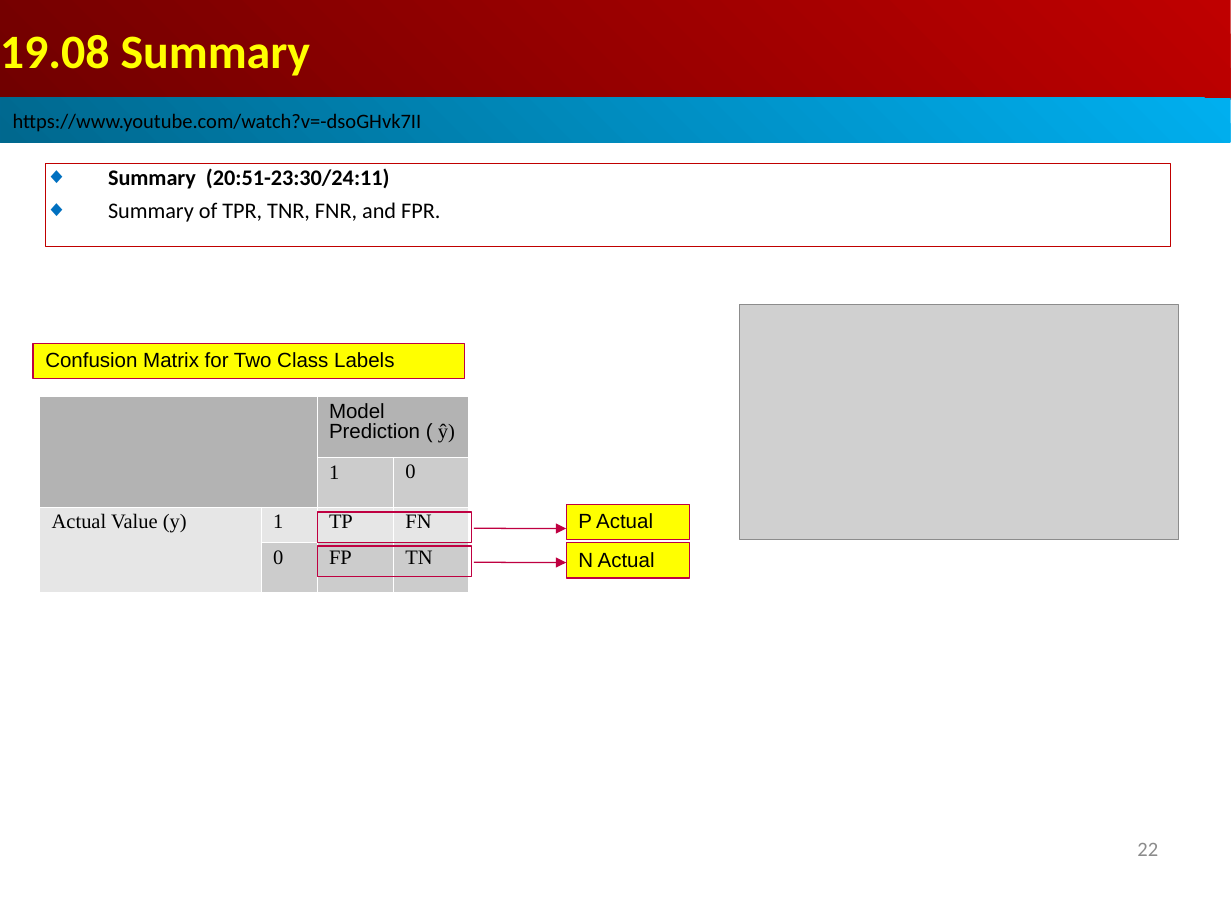
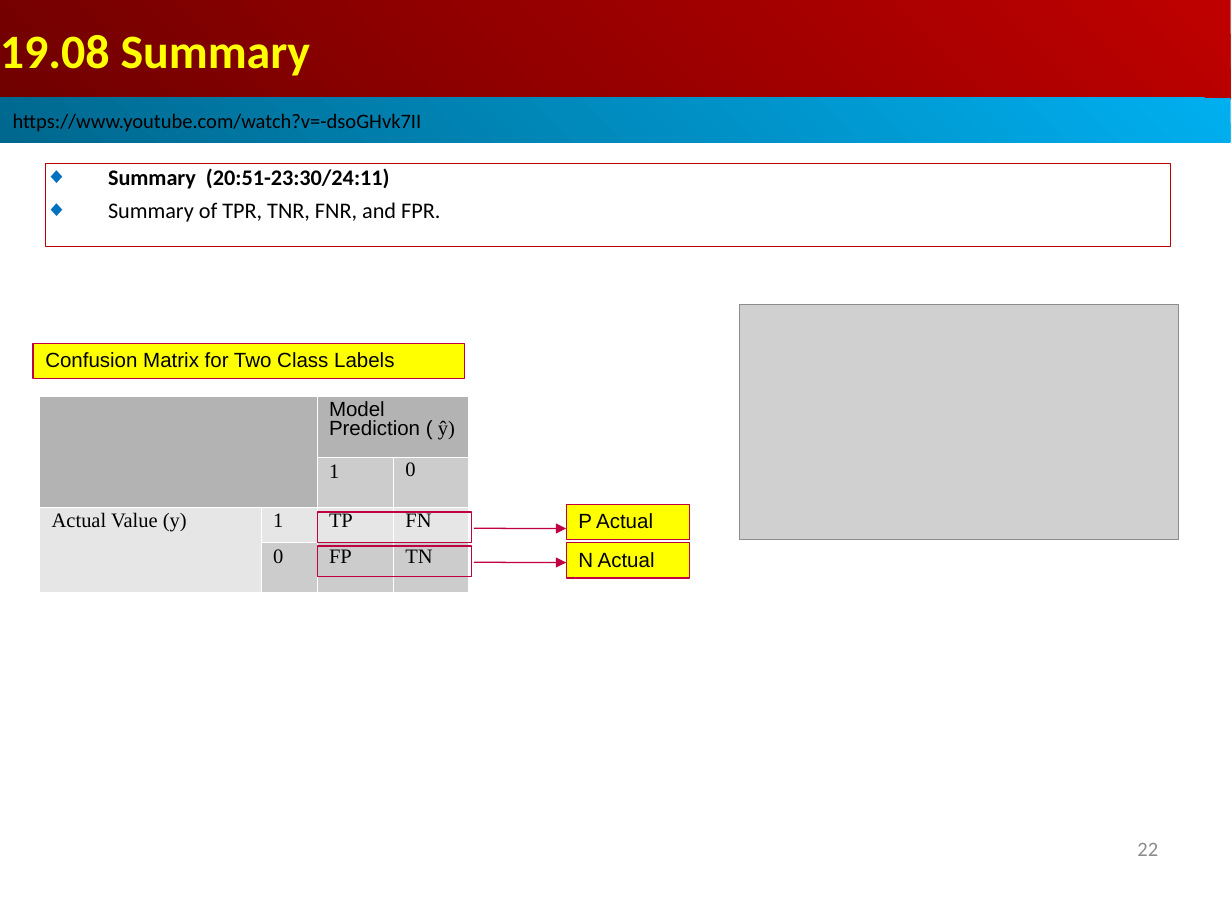
Before and after one commit to peterhchen/AIU_CS512_DL, a slide deck: slide 22 of 000_Lecture_Project/week09/001_Video/19.01_CM_Intro.ppt. Drawn at 1232x924 pixels with LibreOffice and Linux fonts; fonts in the diff are those of the drawing; grey boxes stand for pictures. Boxes give left, top, right and bottom in pixels: in the first picture for what was removed or moved away, otherwise in the second. Text is boxed around its words. In the diff, an @@ line names an element or a change of style, - is before the commit and + after.

```diff
--- a/000_Lecture_Project/week09/001_Video/19.01_CM_Intro.ppt
+++ b/000_Lecture_Project/week09/001_Video/19.01_CM_Intro.ppt
@@ table at (39, 395, 468, 591) @@
@@ line spacing 0.87 to 0.81 @@
@@ line spacing 0.86 to 0.8 @@
@@ line spacing 0.8 to 0.74 @@
```
Also in this commit, not shown: 11 other slides changed, 2 other files.
